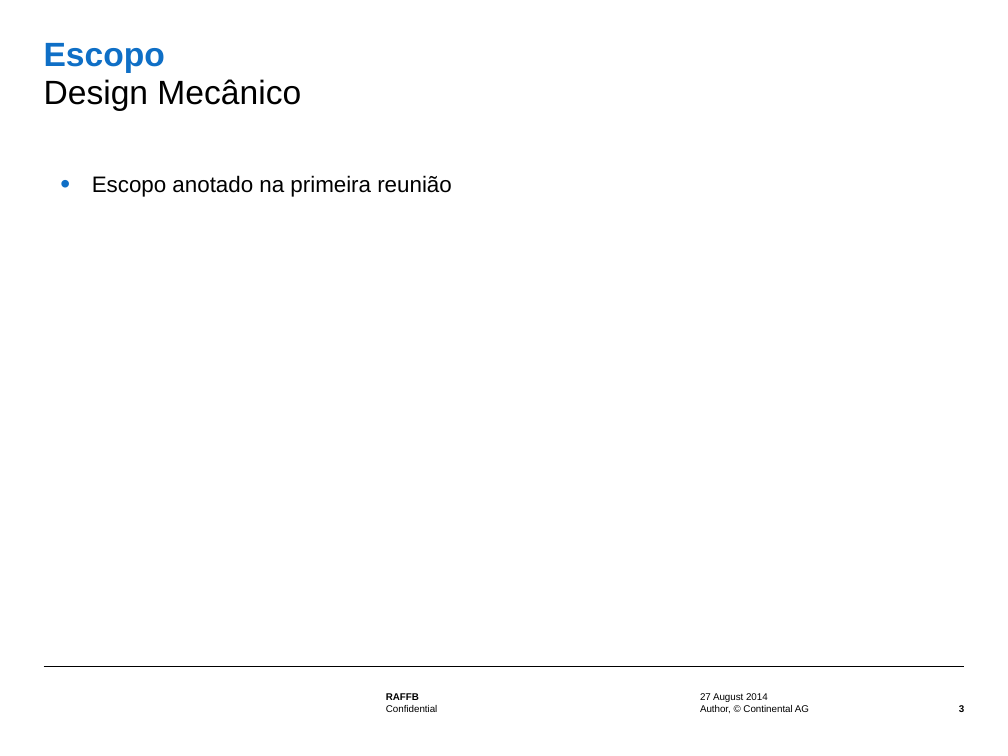
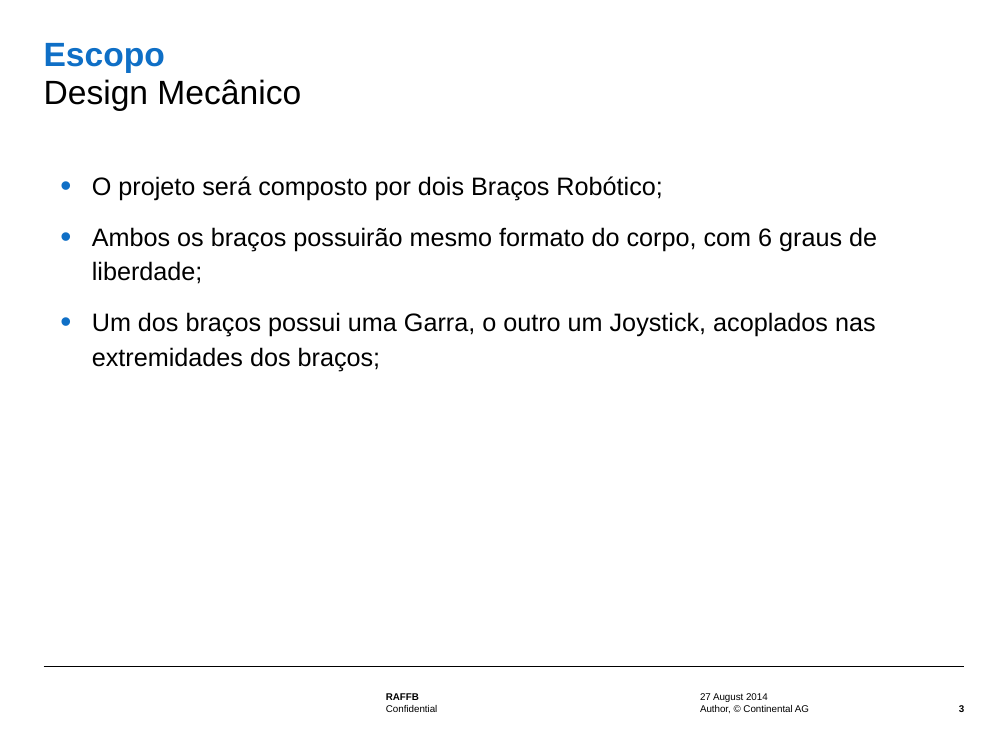
Before and after one commit to EGaiotto/RAFFB-TCC, a slide deck: slide 3 of 02_Apresentações_Documentação/Projeto_Inicial.pptx. Drawn at 1008x756 pixels with LibreOffice and Linux fonts; fonts in the diff are those of the drawing; background and template pictures are left out. Boxes give left, top, right and bottom in pixels: in the first picture for what was removed or moved away, otherwise in the second. Text is boxed around its words. In the diff, an @@ line names an element or a change of style, - is before the commit and + after.

```diff
--- a/02_Apresentações_Documentação/Projeto_Inicial.pptx
+++ b/02_Apresentações_Documentação/Projeto_Inicial.pptx
@@ text at (92,176,877,371): text changed; size 16 to 18 pt @@
-• Escopo anotado na primeira reunião
+• O projeto será composto por dois Braços Robótico;
+• Ambos os braços possuirão mesmo formato do corpo, com 6 graus de liberdade;
+• Um dos braços possui uma Garra, o outro um Joystick, acoplados nas extremidades dos braços;
```
Also in this commit, not shown: 1 other slide changed, 1 slide added.
